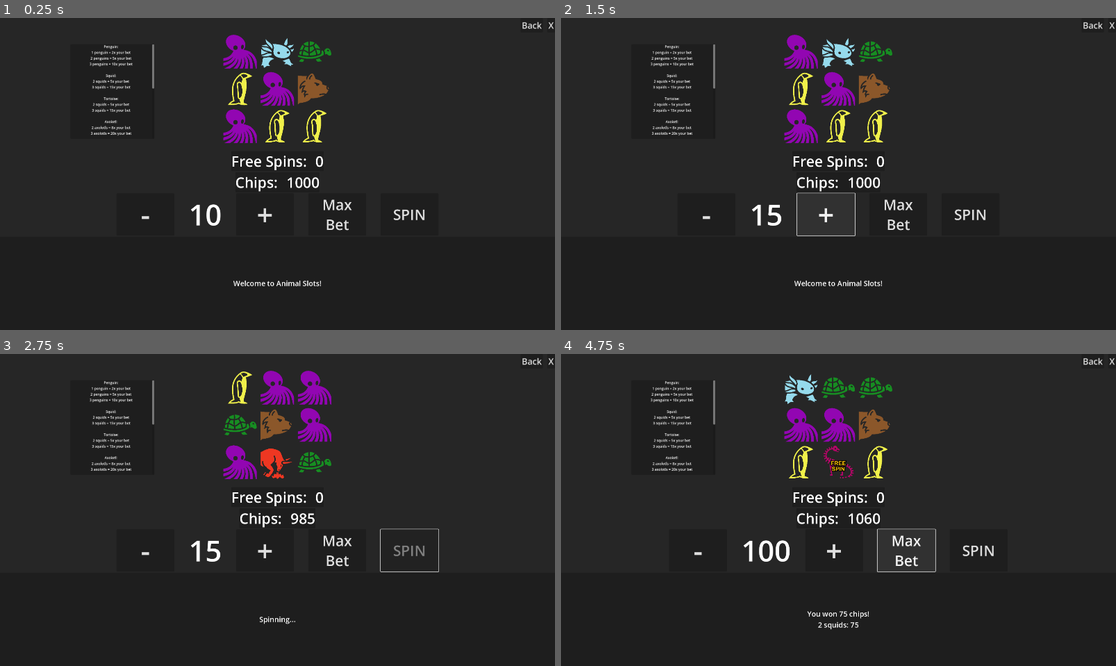
Above: before the commit, frames 1-4 (two rows, left to right).
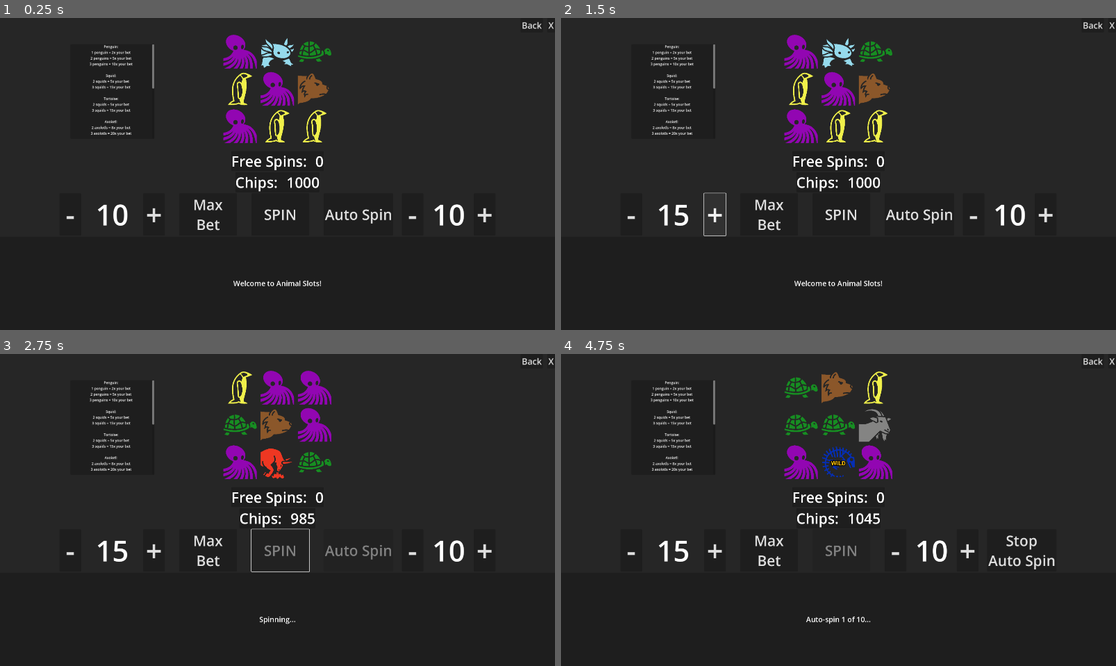
Above: after the commit, the same moments.

Repository: InadequateUsername/Ante-Up
Game: Godot game, scene res://Scenes/Games/Slots/slots.tscn
Same seed, same stepped clock (60 frames per second), same inputs: the game is played once before the commit and once after it. This scene is started directly instead of the project's main scene.
Inputs (mouse positions are in pixels of both pictures, inside the frame that each line leads up to):
- Up to frame 1 (0.25 s): no input
- Up to frame 2 (1.5 s): click "-" at 0.5 s; click "+" at 1.25 s
- Up to frame 3 (2.75 s): click "SPIN" at 2 s
- Up to frame 4 (4.75 s): click "-" at 2.75 s; click "+" at 3.5 s; click (921, 550) at 4.25 s, where only the run after the commit has a clickable "Auto Spin"

The runs differ from the first frame. In frame 1, 1.3% of the frame differs, in the area x 12-89%, y 58-69%; in frame 2, 1.4%; in frame 3, 1.4%; in frame 4, 5.3%, in the area x 12-89%, y 5-89%.

Commit message:
Added Auto Spin in Slots
New .exe

Diff:
--- a/Scenes/Games/Slots/slots.gd
+++ b/Scenes/Games/Slots/slots.gd
@@ -9,6 +9,14 @@
 # Game state variables
 var free_spins = 0
 var current_mode = "normal"  # "normal" or "free_spins"
+
+# Auto-spin variables
+var is_auto_spinning = false
+var auto_spin_count = 0
+var auto_spin_max = 10  # Default number of auto spins
+var auto_spin_options = [5, 10, 25, 50, 100]  # Available options for auto-spin
+var auto_spin_index = 1  # Default to 10 spins (index 1)
+var stop_on_feature = true  # Stop auto-spin when free spins are triggered
 
 # Reel variables
 var reels = []
@@ -73,7 +81,8 @@
 	"total_winnings": 0,
 	"biggest_win": 0,
 	"total_free_spins_won": 0,
-	"wild_combinations": 0
+	"wild_combinations": 0,
+	"auto_spins_used": 0  # New stat for tracking auto-spin usage
 }
 
 # Current state of the reels
@@ -92,6 +101,9 @@
 		if global_node.get("slots_stats") != null:
 			slots_stats = global_node.slots_stats
 			print("Loaded slots stats from Global")
+			if not "auto_spins_used" in slots_stats:
+				slots_stats["auto_spins_used"] = 0
+				print("Added missing auto_spins_used key to stats")
 	else:
 		print("WARNING: Global singleton not found! Using default chips value.")
 
@@ -104,7 +116,19 @@
 	$MainContainer/ControlsContainer/SpinButton.connect("pressed", _on_spin_pressed)
 	$MainContainer/ControlsContainer/MaxBetButton.connect("pressed", _on_max_bet_pressed)
 	$MainContainer/HeaderContainer/BackButton.connect("pressed", _on_back_pressed)
-	$MainContainer/HeaderContainer/ExitGameButton.connect("pressed", _on_exit_game_pressed) # Add this line
+	$MainContainer/HeaderContainer/ExitGameButton.connect("pressed", _on_exit_game_pressed)
+
+	# Connect auto-spin buttons
+	$MainContainer/ControlsContainer/AutoSpinControls/AutoSpinButton.connect("pressed", _on_auto_spin_pressed)
+	$MainContainer/ControlsContainer/AutoSpinControls/AutoSpinUpButton.connect("pressed", _on_auto_spin_up_pressed)
+	$MainContainer/ControlsContainer/AutoSpinControls/AutoSpinDownButton.connect("pressed", _on_auto_spin_down_pressed)
+	$MainContainer/ControlsContainer/AutoSpinControls/StopAutoSpinButton.connect("pressed", _on_stop_auto_spin_pressed)
+
+	# Set initial auto-spin values
+	update_auto_spin_display()
+
+	# Hide stop button initially
+	$MainContainer/ControlsContainer/AutoSpinControls/StopAutoSpinButton.visible = false
 
 	# Update UI
 	update_bet_display()
@@ -214,6 +238,11 @@
 	else:
 		$MainContainer/ControlsContainer/SpinButton.text = "SPIN"
 
+# Update the auto-spin display
+func update_auto_spin_display():
+	auto_spin_max = auto_spin_options[auto_spin_index]
+	$MainContainer/ControlsContainer/AutoSpinControls/AutoSpinCountLabel.text = str(auto_spin_max)
+
 # Update the winnings display
 func update_winnings_display(text):
 	$MainContainer/WinningsContainer/WinningsLabel.text = text
@@ -237,6 +266,70 @@
 
 # Handle spin button press
 func _on_spin_pressed():
+	if is_spinning:
+		return
+
+	# Perform a single spin and don't continue auto-spinning
+	is_auto_spinning = false
+	perform_spin()
+
+# Handle auto-spin button press
+func _on_auto_spin_pressed():
+	if is_spinning or is_auto_spinning:
+		return
+
+	# If we're in free spins mode, don't allow auto-spin
+	if current_mode == "free_spins":
+		update_winnings_display("Cannot auto-spin during free spins mode.")
+		return
+
+	# If we don't have enough chips for at least one spin, exit
+	if player_chips < current_bet:
+		update_winnings_display("Not enough chips!")
+		return
+
+	# Start auto-spinning
+	is_auto_spinning = true
+	auto_spin_count = auto_spin_max
+
+	# Show stop button and hide auto-spin button
+	$MainContainer/ControlsContainer/AutoSpinControls/AutoSpinButton.visible = false
+	$MainContainer/ControlsContainer/AutoSpinControls/StopAutoSpinButton.visible = true
+
+	# Update display
+	update_winnings_display("Auto-spinning " + str(auto_spin_count) + " times...")
+
+	# Perform the first spin
+	perform_spin()
+
+	# Update statistics (with safety check)
+	if not "auto_spins_used" in slots_stats:
+		slots_stats["auto_spins_used"] = 0
+	slots_stats["auto_spins_used"] += 1
+
+# Increase auto-spin count
+func _on_auto_spin_up_pressed():
+	auto_spin_index = min(auto_spin_index + 1, auto_spin_options.size() - 1)
+	update_auto_spin_display()
+
+# Decrease auto-spin count
+func _on_auto_spin_down_pressed():
+	auto_spin_index = max(auto_spin_index - 1, 0)
+	update_auto_spin_display()
+
+# Stop auto-spinning
+func _on_stop_auto_spin_pressed():
+	is_auto_spinning = false
+	auto_spin_count = 0
+
+	# Show auto-spin button and hide stop button
+	$MainContainer/ControlsContainer/AutoSpinControls/AutoSpinButton.visible = true
+	$MainContainer/ControlsContainer/AutoSpinControls/StopAutoSpinButton.visible = false
+
+	update_winnings_display("Auto-spin stopped.")
+
+# Perform a single spin
+func perform_spin():
 	if is_spinning:
 		return
 
@@ -251,16 +344,27 @@
 		current_mode = "normal"
 		if player_chips < current_bet:
 			update_winnings_display("Not enough chips!")
+
+			# Stop auto-spinning if we're out of chips
+			if is_auto_spinning:
+				_on_stop_auto_spin_pressed()
 			return
 
 		# Deduct bet from chips in normal mode
 		player_chips -= current_bet
 		update_chips_display()
-		update_winnings_display("Spinning...")
+
+		if is_auto_spinning:
+			auto_spin_count -= 1
+			update_winnings_display("Auto-spin " + str(auto_spin_max - auto_spin_count) +
+				" of " + str(auto_spin_max) + "...")
+		else:
+			update_winnings_display("Spinning...")
 
 	# Disable buttons during spin
 	is_spinning = true
 	$MainContainer/ControlsContainer/SpinButton.disabled = true
+	$MainContainer/ControlsContainer/AutoSpinControls/AutoSpinButton.disabled = true
 
 	# Play spin sound
 	$AudioContainer/SpinSound.play()
@@ -329,11 +433,31 @@
 		calculate_win()
 		is_spinning = false
 		$MainContainer/ControlsContainer/SpinButton.disabled = false
+		$MainContainer/ControlsContainer/AutoSpinControls/AutoSpinButton.disabled = false
+
+		# Check if we should continue auto-spinning
+		if is_auto_spinning and auto_spin_count > 0 and current_mode != "free_spins":
+			# Wait a brief moment before next spin
+			await get_tree().create_timer(1.0).timeout
+
+			if is_auto_spinning:  # Check again in case user stopped during delay
+				perform_spin()
+		elif is_auto_spinning and (auto_spin_count <= 0 or current_mode == "free_spins"):
+			# Auto-spinning complete or free spins triggered
+			$MainContainer/ControlsContainer/AutoSpinControls/AutoSpinButton.visible = true
+			$MainContainer/ControlsContainer/AutoSpinControls/StopAutoSpinButton.visible = false
+			is_auto_spinning = false
+
+			if current_mode == "free_spins" and stop_on_feature:
+				update_winnings_display("Auto-spin stopped: Free spins triggered!")
+			else:
+				update_winnings_display("Auto-spin complete!")
 
 # Calculate winning combinations
 func calculate_win():
 	var winnings = 0
 	var win_description = ""
+	var free_spins_triggered = false
 	var has_wild = false
 
 	# Extract middle row (visible symbols)
@@ -349,6 +473,7 @@
 		update_free_spins_display()
 		win_description += "3 Saurpod Skeletons: 5 FREE SPINS!\n"
 		slots_stats["total_free_spins_won"] += 5
+		free_spins_triggered = true
 
 	# Calculate payouts for each symbol type
 	for symbol in symbols:
@@ -423,6 +548,11 @@
 		else:
 			update_winnings_display("No win. Try again!")
 
+	# If free spins were triggered during auto-spin and stop_on_feature is enabled, stop auto-spinning
+	if free_spins_triggered and is_auto_spinning and stop_on_feature:
+		is_auto_spinning = false
+		auto_spin_count = 0
+
 	# Save to Global
 	save_to_global()
 
@@ -442,6 +572,9 @@
 func _on_back_pressed():
 	print("Back button pressed - returning to casino floor")
 
+	# Make sure auto-spinning is stopped
+	is_auto_spinning = false
+
 	# Save chips to Global
 	save_to_global()
 
@@ -462,6 +595,9 @@
 func _on_exit_game_pressed():
 	print("Exit button pressed on slots screen")
 
+	# Make sure auto-spinning is stopped
+	is_auto_spinning = false
+
 	# Save chips to Global
 	save_to_global()
 
--- a/Scenes/Games/Slots/slots.tscn
+++ b/Scenes/Games/Slots/slots.tscn
@@ -201,7 +201,7 @@
 theme_override_constants/separation = 50
 
 [node name="BetDownButton" type="Button" parent="MainContainer/ControlsContainer/BetControls"]
-custom_minimum_size = Vector2(200, 0)
+custom_minimum_size = Vector2(75, 0)
 layout_mode = 2
 theme_override_font_sizes/font_size = 100
 text = "-"
@@ -212,7 +212,7 @@
 text = "100"
 
 [node name="BetUpButton" type="Button" parent="MainContainer/ControlsContainer/BetControls"]
-custom_minimum_size = Vector2(200, 0)
+custom_minimum_size = Vector2(75, 0)
 layout_mode = 2
 theme_override_font_sizes/font_size = 100
 text = "+"
@@ -229,6 +229,39 @@
 layout_mode = 2
 theme_override_font_sizes/font_size = 50
 text = "Spin"
+
+[node name="AutoSpinControls" type="HBoxContainer" parent="MainContainer/ControlsContainer"]
+layout_mode = 2
+theme_override_constants/separation = 30
+
+[node name="AutoSpinButton" type="Button" parent="MainContainer/ControlsContainer/AutoSpinControls"]
+custom_minimum_size = Vector2(200, 0)
+layout_mode = 2
+theme_override_font_sizes/font_size = 50
+text = "Auto Spin"
+
+[node name="AutoSpinDownButton" type="Button" parent="MainContainer/ControlsContainer/AutoSpinControls"]
+custom_minimum_size = Vector2(75, 0)
+layout_mode = 2
+theme_override_font_sizes/font_size = 100
+text = "-"
+
+[node name="AutoSpinCountLabel" type="Label" parent="MainContainer/ControlsContainer/AutoSpinControls"]
+layout_mode = 2
+theme_override_font_sizes/font_size = 100
+text = "0"
+
+[node name="AutoSpinUpButton" type="Button" parent="MainContainer/ControlsContainer/AutoSpinControls"]
+custom_minimum_size = Vector2(75, 0)
+layout_mode = 2
+theme_override_font_sizes/font_size = 100
+text = "+"
+
+[node name="StopAutoSpinButton" type="Button" parent="MainContainer/ControlsContainer/AutoSpinControls"]
+layout_mode = 2
+theme_override_font_sizes/font_size = 50
+text = "Stop
+Auto Spin"
 
 [node name="WinningsContainer" type="PanelContainer" parent="MainContainer"]
 custom_minimum_size = Vector2(0, 323)
Not shown, changed: Ante Up.pck
